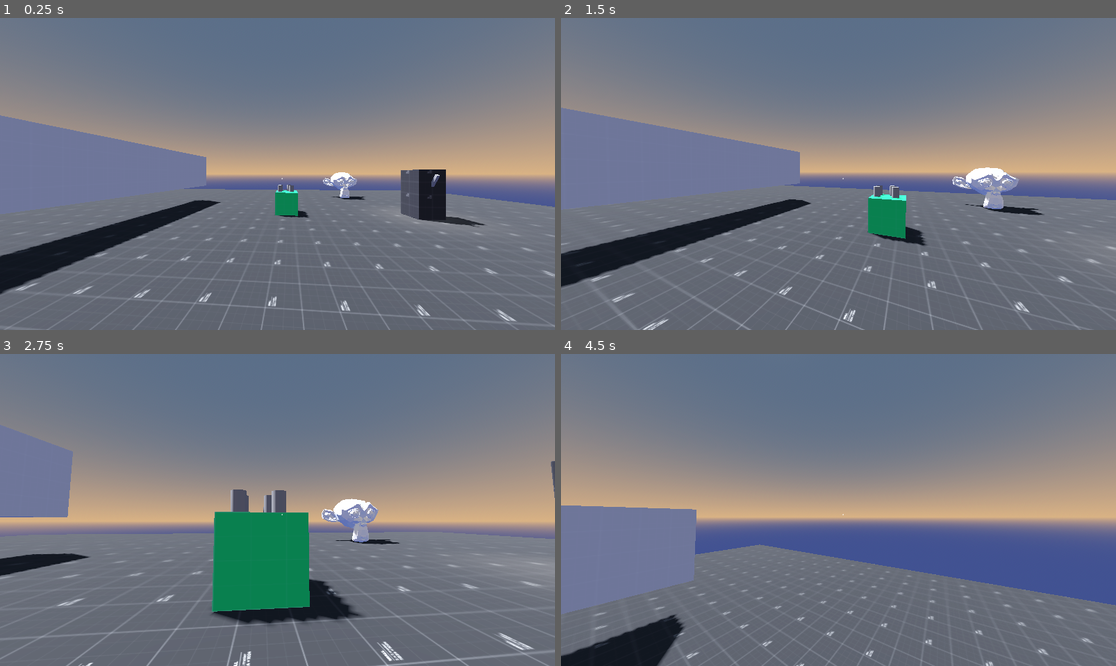
Above: before the commit, frames 1-4 (two rows, left to right).
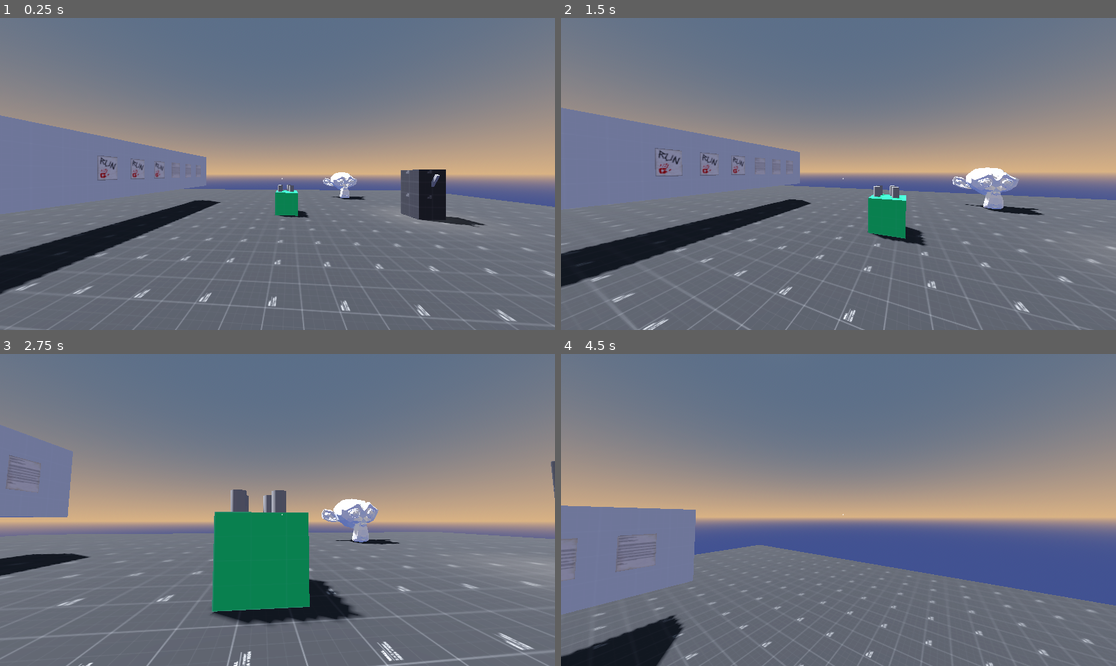
Above: after the commit, the same moments.

Repository: CrookedSmileStudios/ultimate_immersive_fps_horror
Game: Godot game, scene res://levels/sandbox.tscn
The game is run twice, just before and just after one commit, with the same random seed, the same clock (stepped at 60 frames per second) and the same inputs. The engine's default icon, where the game draws it, is replaced by a stand-in: a white triangle on a blue panel in a dark square. Sound files missing from this copy of the repository are replaced by a short silence.
Inputs (mouse positions are in pixels of both pictures, inside the frame that each line leads up to):
- Up to frame 1 (0.25 s): no input
- Up to frame 2 (1.5 s): move the mouse to (866, 174) at 0.52 s; press the mouse at (866, 174) at 0.53 s; hold W (forward) from 0.53 s (still down); tap Space (jump) at 0.77 s; right-click (866, 174) at 0.8 s; move the mouse to (810, 174) at 1.27 s; release the mouse at (810, 174) at 1.28 s; right-click (810, 174) at 1.35 s
- Up to frame 3 (2.75 s): keep holding W (forward); tap Space (jump) at 1.52 s; click (249, 510) at 1.55 s; move the mouse to (288, 503) at 2.02 s; hold Ctrl (crouch) from 2.03 s (still down); right-click (288, 503) at 2.3 s
- Up to frame 4 (4.5 s): keep holding W (forward); move the mouse to (832, 516) at 2.77 s; release Ctrl (crouch) at 2.78 s; click (832, 516) at 2.85 s; tap Space (jump) at 3.02, 3.77 s; move the mouse to (877, 513) at 3.52 s; right-click (877, 513) at 3.6 s; move the mouse to (794, 506) at 4.27 s; tap Shift (sprint) at 4.35 s

The runs differ from the first frame. In frame 1, 0.2% of the frame differs, in the area x 17-36%, y 44-53%; in frame 2, 0.3%; in frame 3, 0.1%; in frame 4, 0.6%, in the area x 0-100%, y 48-100%.

Commit message:
sound effects fix
better calculation for collision for default objects

Diff:
--- a/interaction/interaction_component.gd
+++ b/interaction/interaction_component.gd
@@ -51,8 +51,8 @@
 # SoundEffects
 var primary_audio_player: AudioStreamPlayer3D
 var secondary_audio_player: AudioStreamPlayer3D
-var previous_velocity: Vector3 = Vector3.ZERO
-var contact_velocity_threshold: float = 2.0
+var last_velocity: Vector3 = Vector3.ZERO
+var contact_velocity_threshold: float = 1.0
 @export var primary_se: AudioStreamOggVorbis
 @export var secondary_se: AudioStreamOggVorbis
 
@@ -139,6 +139,12 @@
 		InteractionType.WHEEL:
 			wheel_kickback = -sign(wheel_rotation) * wheel_kick_intensity
 
+func _physics_process(delta: float) -> void:
+	match interaction_type:
+		InteractionType.DEFAULT:
+			if object_ref:
+				last_velocity = object_ref.linear_velocity
+
 func _process(delta: float) -> void:
 	match interaction_type:
 		InteractionType.DOOR:
@@ -266,19 +272,22 @@
 ## Fires a signal that a player has picked up a collectible item
 func _collect_item() -> void:
 	emit_signal("item_collected", get_parent())
-	await _player_sound_effect(false, false)
+	await _play_sound_effect(false, false)
 	get_parent().queue_free()
 
 ## Fires a signal that a player has picked up a note/log
 func _collect_note() -> void:
 	var col = get_parent().find_child("CollisionShape3D", true, false)
+	var mesh = get_parent().find_child("MeshInstance3D", true, false)
+	if mesh:
+		mesh.layers = 2
 	if col:
 		col.get_parent().remove_child(col)
 		col.queue_free()
-	_player_sound_effect(true, false)
+	_play_sound_effect(true, false)
 	emit_signal("note_collected", get_parent())
 
-func _player_sound_effect(visible: bool, interact: bool) -> void:
+func _play_sound_effect(visible: bool, interact: bool) -> void:
 	if primary_se:
 		primary_audio_player.stream = primary_se
 		primary_audio_player.play()
@@ -287,6 +296,6 @@
 		await primary_audio_player.finished
 
 func _on_body_entered(node: Node) -> void:
-	var speed = object_ref.linear_velocity.length()
-	if speed > contact_velocity_threshold:
-		_player_sound_effect(true, true)
+	var impact_strength = (last_velocity - object_ref.linear_velocity).length()
+	if impact_strength > contact_velocity_threshold:
+		_play_sound_effect(true, true)
--- a/interaction/interaction_controller.gd
+++ b/interaction/interaction_controller.gd
@@ -97,7 +97,7 @@
 		is_note_overlay_display = false
 		var children = note_hand.get_children()
 		for child in children:
-			note_interaction_component.secondary_audio_player.play()
+			#note_interaction_component.secondary_audio_player.play()
 			if note_interaction_component.secondary_se:
 				note_interaction_component.secondary_audio_player.stream = note_interaction_component.secondary_se
 				note_interaction_component.secondary_audio_player.play()
--- a/levels/sandbox.tscn
+++ b/levels/sandbox.tscn
@@ -1,8 +1,10 @@
-[gd_scene load_steps=32 format=4 uid="uid://8n8svovtgrsr"]
+[gd_scene load_steps=34 format=4 uid="uid://8n8svovtgrsr"]
 
 [ext_resource type="Texture2D" uid="uid://o2n1nqo1yahd" path="res://assets/kenney_protoype_textures/PNG/Dark/texture_13.png" id="1_whpuv"]
 [ext_resource type="Texture2D" uid="uid://dv8x0y75pmtma" path="res://assets/kenney_protoype_textures/PNG/Light/texture_13.png" id="2_85hcc"]
 [ext_resource type="PackedScene" uid="uid://luy7w0qfph84" path="res://player/player.tscn" id="3_85hcc"]
+[ext_resource type="PackedScene" uid="uid://dlyxujkbtsmnm" path="res://objects/Run_Note.tscn" id="3_h3ryc"]
+[ext_resource type="PackedScene" uid="uid://bfxxin08cd2er" path="res://objects/text_note.tscn" id="4_ubtly"]
 [ext_resource type="Texture2D" uid="uid://co5s5y18dhgev" path="res://assets/kenney_protoype_textures/PNG/Purple/texture_01.png" id="6_llpag"]
 [ext_resource type="PackedScene" uid="uid://cigvl0v04l7cs" path="res://interaction/interaction_component.tscn" id="7_tv6ri"]
 [ext_resource type="PackedScene" uid="uid://cprcy3ipbbl73" path="res://objects/switch.tscn" id="8_rgshf"]
@@ -134,6 +136,24 @@
 size = Vector3(8, 2, 1)
 material = SubResource("StandardMaterial3D_gck8l")
 
+[node name="RunNote" parent="CrouchCheck" instance=ExtResource("3_h3ryc")]
+transform = Transform3D(0.25, 0, 0, 0, -1.09278e-08, -0.25, 0, 0.25, -1.09278e-08, 0, 0, 0.508946)
+
+[node name="RunNote2" parent="CrouchCheck" instance=ExtResource("3_h3ryc")]
+transform = Transform3D(0.25, 0, 0, 0, -1.09278e-08, -0.25, 0, 0.25, -1.09278e-08, -1, 0, 0.508946)
+
+[node name="RunNote3" parent="CrouchCheck" instance=ExtResource("3_h3ryc")]
+transform = Transform3D(0.25, 0, 0, 0, -1.09278e-08, -0.25, 0, 0.25, -1.09278e-08, -2, 0, 0.508946)
+
+[node name="Text_Note" parent="CrouchCheck" instance=ExtResource("4_ubtly")]
+transform = Transform3D(0.25, 0, 0, 0, -1.09278e-08, -0.25, 0, 0.25, -1.09278e-08, 1, 0, 0.526254)
+
+[node name="Text_Note2" parent="CrouchCheck" instance=ExtResource("4_ubtly")]
+transform = Transform3D(0.25, 0, 0, 0, -1.09278e-08, -0.25, 0, 0.25, -1.09278e-08, 2, 0, 0.526254)
+
+[node name="Text_Note3" parent="CrouchCheck" instance=ExtResource("4_ubtly")]
+transform = Transform3D(0.25, 0, 0, 0, -1.09278e-08, -0.25, 0, 0.25, -1.09278e-08, 3, 0, 0.526254)
+
 [node name="Player" parent="." instance=ExtResource("3_85hcc")]
 transform = Transform3D(0.073029, 0, -0.99733, 0, 1, 0, 0.99733, 0, 0.073029, -3.11333, 1, 0.318248)
 
--- a/objects/Run_Note.tscn
+++ b/objects/Run_Note.tscn
@@ -15,10 +15,10 @@
 size = Vector3(2.2, 0.3, 3)
 
 [node name="RunNote" type="StaticBody3D"]
+transform = Transform3D(0.25, 0, 0, 0, 0.25, 0, 0, 0, 0.25, 0, 0, 0)
 
 [node name="MeshInstance3D" type="MeshInstance3D" parent="."]
 transform = Transform3D(1.112, 0, 0, 0, 1.536, 0, 0, 0, 1.536, 0, 0, 0)
-layers = 2
 mesh = SubResource("PlaneMesh_m063h")
 surface_material_override/0 = SubResource("StandardMaterial3D_m063h")
 
--- a/objects/text_note.tscn
+++ b/objects/text_note.tscn
@@ -8,16 +8,17 @@
 [sub_resource type="PlaneMesh" id="PlaneMesh_e5cn3"]
 
 [sub_resource type="StandardMaterial3D" id="StandardMaterial3D_beki5"]
+transparency = 1
 albedo_texture = ExtResource("1_qlwxl")
 
 [sub_resource type="BoxShape3D" id="BoxShape3D_e4pb6"]
 size = Vector3(2.2, 0.3, 3)
 
 [node name="Text_Note" type="StaticBody3D"]
+transform = Transform3D(0.25, 0, 0, 0, 0.25, 0, 0, 0, 0.25, 0, 0, 0)
 
 [node name="MeshInstance3D" type="MeshInstance3D" parent="."]
 transform = Transform3D(1.112, 0, 0, 0, 1.536, 0, 0, 0, 1.536, 0, 0, 0)
-layers = 2
 mesh = SubResource("PlaneMesh_e5cn3")
 surface_material_override/0 = SubResource("StandardMaterial3D_beki5")
 
